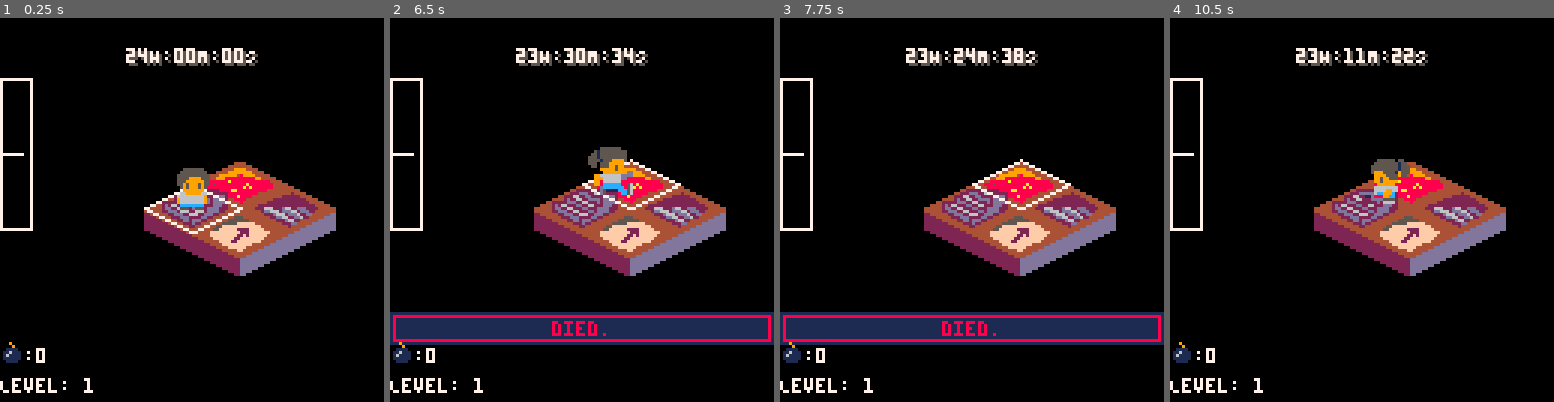
Above: before the commit, frames 1-4 (left to right).
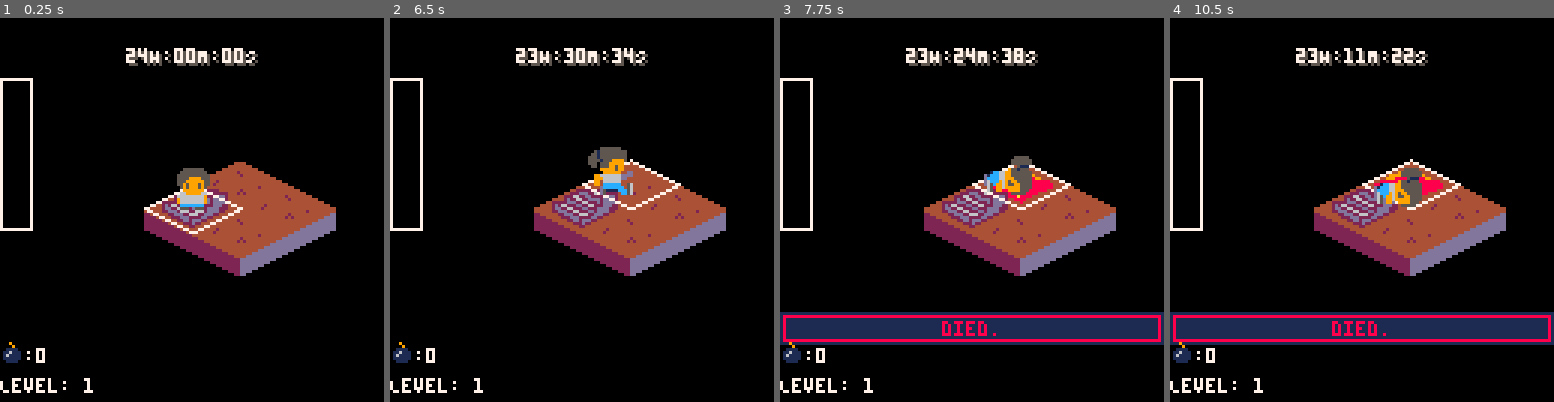
Above: after the commit, the same moments.

Repository: scottnm/collards.p8
Game: PICO-8 cartridge collards.p8
Same seed, same stepped clock (60 frames per second), same inputs: the game is played once before the commit and once after it.
Inputs:
- Up to frame 1 (0.25 s): no input
- Up to frame 2 (6.5 s): tap X (X key) at 0.33, 1.07, 1.85, 2.97, 4.08, 5.2, 6.32 s; tap O (Z key) at 0.7, 1.7, 2.1, 2.5, 2.9, 3.3, 3.7, 4.1, 4.5, 4.9, 5.3, 5.7, 6.1 s; hold Right 1.6-2.1 s; hold Up 2.15-2.42 s; hold Right 2.47-3.03 s; hold Left 3.08-3.58 s; hold Down 3.63-3.97 s; hold Right 4.02-4.68 s; hold Up 4.73-5.03 s; hold Left 5.08-5.68 s; hold Down 5.73-6.03 s; hold Right from 6.08 s (still down)
- Up to frame 3 (7.75 s): tap O (Z key) every 0.4 s from 6.5 to 7.7 s; release Right at 6.58 s; hold Right 6.63-7.13 s; hold Up 7.18-7.45 s; tap X (X key) at 7.43 s; hold Right from 7.5 s (still down)
- Up to frame 4 (10.5 s): release Right at 8.07 s; tap O (Z key) every 0.4 s from 8.1 to 10.1 s; hold Left 8.12-8.62 s; tap X (X key) at 8.55, 9.67 s; hold Down 8.67-9 s; hold Right 9.05-9.72 s; hold Up 9.77-10.07 s; hold Left from 10.12 s (still down)

The runs differ from the first frame. In frame 1, 2.5% of the frame differs, in the area x 0-83%, y 35-61%; in frame 2, 11%; in frame 3, 2.5%; in frame 4, 12%, in the area x 0-100%, y 35-86%.

Commit message:
wow the metal detector really changes the play style. I'm kinda into it

Diff:
--- a/main.lua
+++ b/main.lua
@@ -118,7 +118,7 @@
     move_to_level(1, TileType.FloorEntry)
 
     -- detector values move between 0 and 1
-    g_detector = { cursor_val = 0.5, cursor_target = 0.5, next_scan = 0 }
+    g_detector = { cursor_val = 0, cursor_target = 0, next_scan = 0 }
 end
 
 function _update()
@@ -691,7 +691,7 @@
 end
 
 function update_detector(detector)
-    g_cursor_speed = 0.03
+    g_cursor_speed = 0.05
 
     local do_proximity_scan = false
     detector.next_scan -= 1
@@ -712,10 +712,7 @@
                 max_interference = max(max_interference, item_interference)
             end
         end
-        printh("i:"..max_interference)
-
-        -- FIXME: enable after checking
-        -- detector.cursor_target = interference
+        detector.cursor_target = max_interference
     end
 
     if detector.cursor_val > detector.cursor_target then
@@ -985,7 +982,7 @@
     add(maps, final_map)
 
     -- uncomment this to make all tiles visible at start
-    dbg_set_tiles_visible(maps, nil)
+    -- dbg_set_tiles_visible(maps, nil)
 
     -- uncomment this to make all exit tiles and page tiles visible at start
     -- dbg_set_tiles_visible(maps, { TileType.PageItem, TileType.FloorExit })
